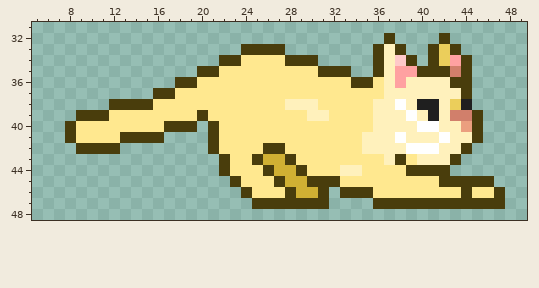
Pixel-art sprite, stored at Assets/Sprite/Player/Cat/Slide/CatSlideani2.png. Above is the file before it was changed.
The file is 64x64 pixels. Shown: x 5..49, y 31..48.
After:
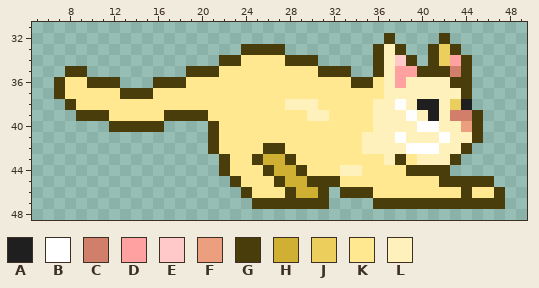
Palette (. is transparent): A #1f1f1f  B #ffffff  C #d17f6b  D #ffa1a1  E #ffc9c9  F #eb9f7f  G #493d0c  H #d0b033  J #ebce5b  K #ffe88f  L #fff1bc
Change:
The author put colour G in row 35 at x 8 to 9 and 19; in row 36 at x 7, 10 to 12 and 16 to 17; in row 37 at x 7 and 13 to 15; in row 38 at x 8.
Colour K becomes colour G in row 39 at x 17 to 19; in row 40 at x 12 to 16.
The author put colour K in row 36 at x 8 to 9; in row 37 at x 8 to 12; in row 38 at x 9 to 11.
Colour G becomes colour K in row 36 at x 19; in row 37 at x 16 to 17; in row 38 at x 12 to 15.
Colour G is removed in row 40 at x 8 and 17 to 19; in row 41 at x 8 and 13 to 16; in row 42 at x 9 to 12.
Colour K is removed in row 40 at x 9 to 11; in row 41 at x 9 to 12.
Boxes around the changes in both pictures, in picture pixels (x1, y1, x2, y2):
changed: (54, 66, 197, 154)
